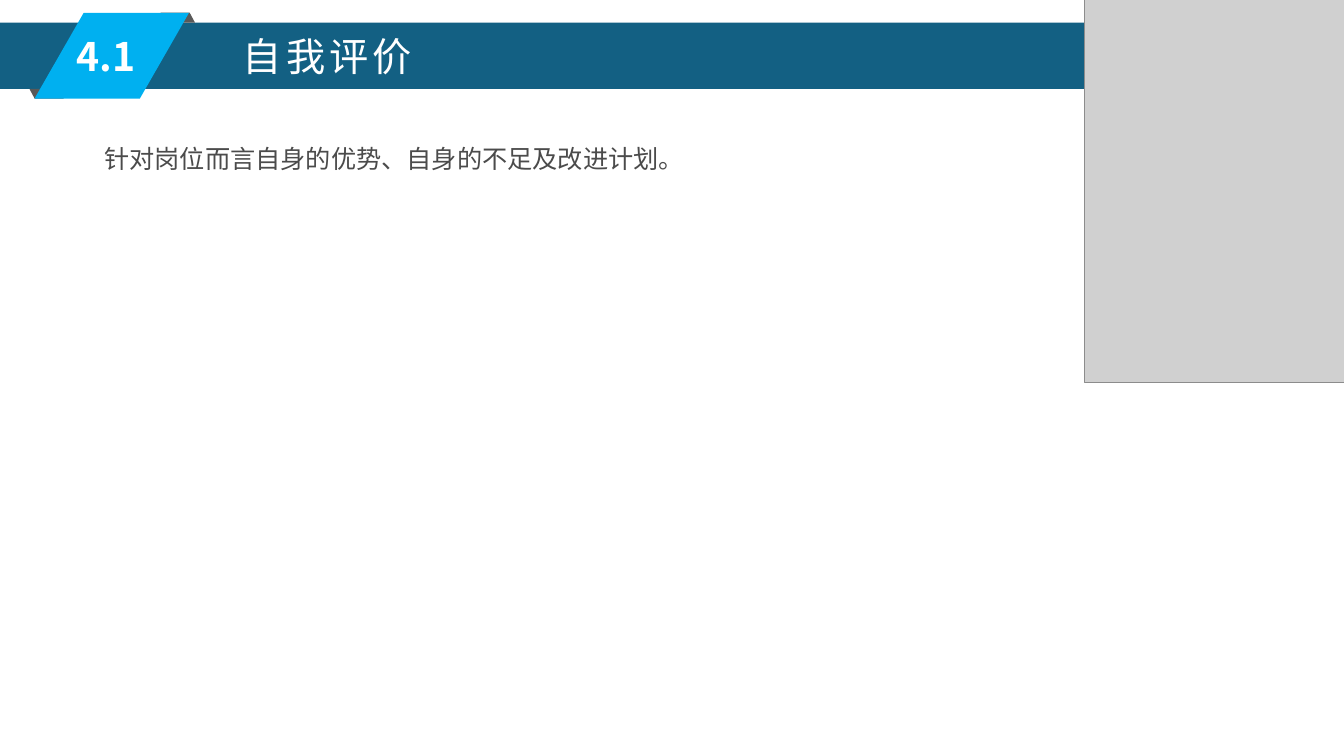
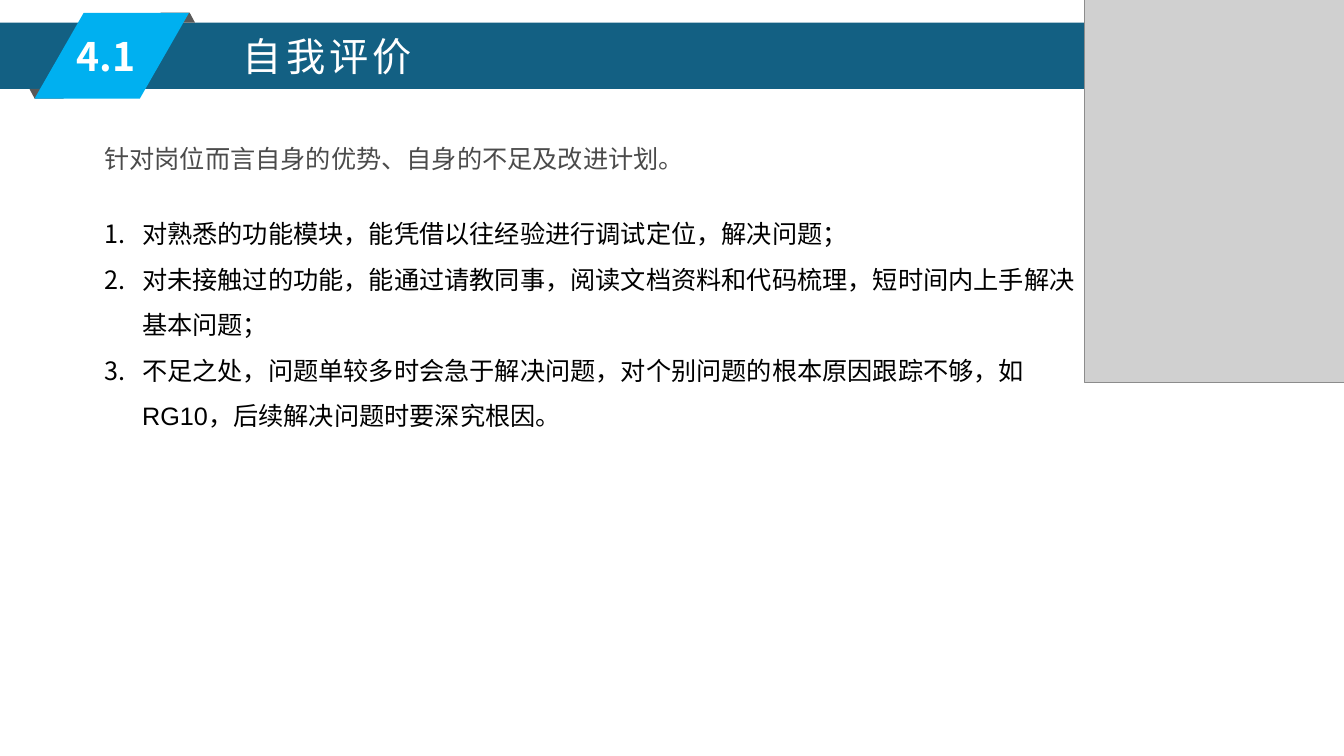
Before and after one commit to abo-wust/notes, a slide deck: slide 10 of 工作笔记/raisecom/02 部门规范/转正答辩PPT模板(软件部).pptx. Drawn at 1344x756 pixels with LibreOffice and Linux fonts; fonts in the diff are those of the drawing; grey boxes stand for pictures. Boxes give left, top, right and bottom in pixels: in the first picture for what was removed or moved away, otherwise in the second. Text is boxed around its words. In the diff, an @@ line names an element or a change of style, - is before the commit and + after.

```diff
--- a/工作笔记/raisecom/02 部门规范/转正答辩PPT模板(软件部).pptx
+++ b/工作笔记/raisecom/02 部门规范/转正答辩PPT模板(软件部).pptx
@@ text at (142, 221, 1074, 428): paragraphs added @@
+1. 对熟悉的功能模块，能凭借以往经验进行调试定位，解决问题；
+2. 对未接触过的功能，能通过请教同事，阅读文档资料和代码梳理，短时间内上手解决基本问题；
+3. 不足之处，问题单较多时会急于解决问题，对个别问题的根本原因跟踪不够，如RG10，后续解决问题时要深究根因。
```
Also in this commit, not shown: 6 other slides changed.
